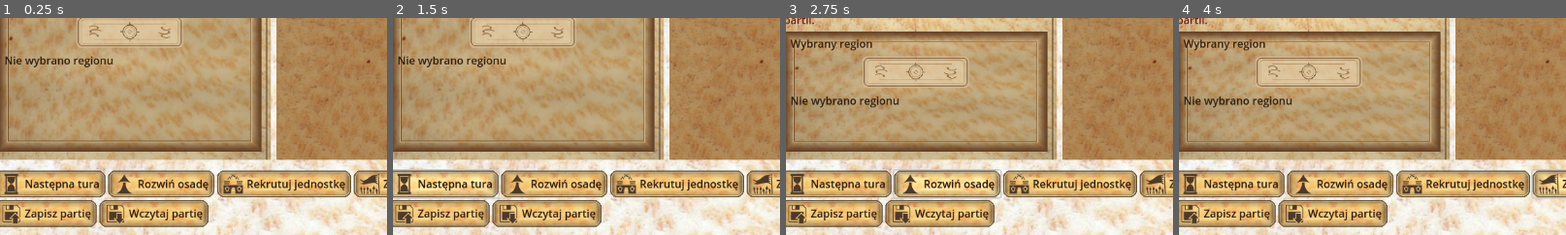
Above: before the commit, frames 1-4 (left to right).
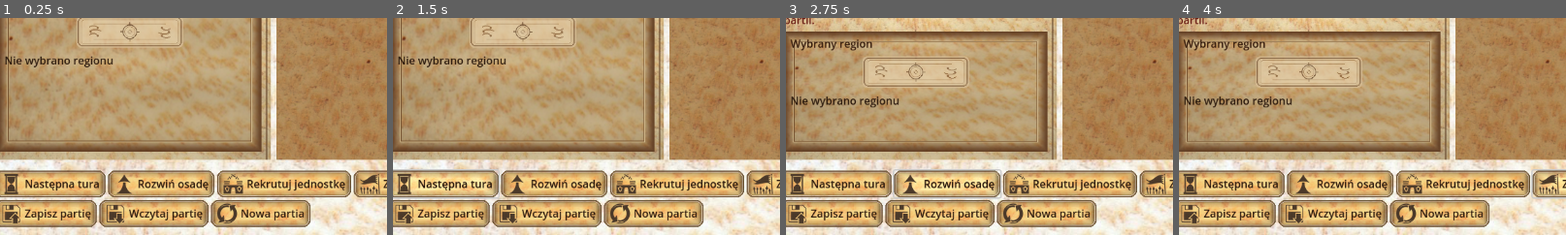
Above: after the commit, the same moments.

Repository: sochiera/total-battle-brothers-for-wesnoth
Game: Godot game, scene res://scenes/main.tscn
Same seed, same stepped clock (60 frames per second), same inputs: the game is played once before the commit and once after it.
Inputs (mouse positions are % of the whole screen's width and height, from its top left):
- Up to frame 1 (0.25 s): no input
- Up to frame 2 (1.5 s): click (35, 95) at 0.5 s, where only the run after the commit has a clickable "Nowa partia"; click "Następna tura" at 1.25 s
- Up to frame 3 (2.75 s): click "Rozwiń osadę" at 2 s
- Up to frame 4 (4 s): click "Rekrutuj jednostkę" at 2.75 s; click "Zbierz oddział" at 3.5 s
The pictures show only the part of the screen within x 2-51%, y 50-100%; the shares and areas given below are measured in that part.

The runs differ from the first frame. In frame 1, 3.2% of the frame differs, in the area x 54-81%, y 83-97%; in frame 2, 3.2%; in frame 3, 3.2%; in frame 4, 3.2%.

Commit message:
feat: G107.1b [GRAFIKA]: przycisk „Nowa partia” w pasku rozkazów (bez wiązania)

Diff:
--- a/game/scenes/main.tscn
+++ b/game/scenes/main.tscn
@@ -18,6 +18,7 @@
 [ext_resource type="Texture2D" path="res://assets/icon_assault.png" id="10_assault_icon"]
 [ext_resource type="Texture2D" path="res://assets/icon_save.png" id="11_save_icon"]
 [ext_resource type="Texture2D" path="res://assets/icon_load.png" id="12_load_icon"]
+[ext_resource type="Texture2D" path="res://assets/icon_new_game.png" id="13_new_game_icon"]
 
 [node name="Main" type="Control"]
 layout_mode = 3
@@ -614,3 +615,10 @@
 layout_mode = 2
 icon = ExtResource("12_load_icon")
 text = "Wczytaj partię"
+
+[node name="NewGameButton" type="Button" parent="MainLayout/OrderControls/OrderBarContent/SaveLoadButtons"]
+unique_name_in_owner = true
+custom_minimum_size = Vector2(140, 40)
+layout_mode = 2
+icon = ExtResource("13_new_game_icon")
+text = "Nowa partia"
--- a/game/scripts/main.gd
+++ b/game/scripts/main.gd
@@ -135,16 +135,21 @@
 
 
 func _order_action_buttons() -> Array[Button]:
-	return [
+	var buttons: Array[Button] = [
 		%NextTurnButton,
 		%DevelopButton,
 		%RecruitButton,
 		%MusterButton,
 		%MarchButton,
 		%AssaultButton,
-		%SaveGameButton,
-		%LoadGameButton,
 	]
+	buttons.append_array(_party_action_buttons())
+	return buttons
+
+
+func _party_action_buttons() -> Array[Button]:
+	## Keep party controls in the same presentation/style pipeline as orders.
+	return [%SaveGameButton, %LoadGameButton, %NewGameButton]
 
 
 func _sync_order_controls_minimum_size() -> void:
@@ -174,13 +179,7 @@
 	var texture: Texture2D = load(ORDER_BUTTON_PANEL_RES) as Texture2D
 	if texture == null:
 		return
-	# state_name, modulate, font theme key, font color — single table avoids
-	# three parallel maps drifting out of sync.
-	var state_rows: Array = [
-		["normal", ORDER_BUTTON_MODULATE_NORMAL, "font_color", ORDER_BUTTON_FONT_NORMAL],
-		["hover", ORDER_BUTTON_MODULATE_HOVER, "font_hover_color", ORDER_BUTTON_FONT_HOVER],
-		["pressed", ORDER_BUTTON_MODULATE_PRESSED, "font_pressed_color", ORDER_BUTTON_FONT_PRESSED],
-	]
+	var state_rows := _order_button_state_rows()
 	var style_by_state := {}
 	for row: Array in state_rows:
 		style_by_state[row[0]] = _make_order_button_style(texture, row[1])
@@ -191,6 +190,16 @@
 				state_name, style_by_state[state_name].duplicate()
 			)
 			button.add_theme_color_override(row[2], row[3])
+
+
+func _order_button_state_rows() -> Array:
+	# state_name, modulate, font theme key, font color — single table avoids
+	# three parallel maps drifting out of sync.
+	return [
+		["normal", ORDER_BUTTON_MODULATE_NORMAL, "font_color", ORDER_BUTTON_FONT_NORMAL],
+		["hover", ORDER_BUTTON_MODULATE_HOVER, "font_hover_color", ORDER_BUTTON_FONT_HOVER],
+		["pressed", ORDER_BUTTON_MODULATE_PRESSED, "font_pressed_color", ORDER_BUTTON_FONT_PRESSED],
+	]
 
 
 func _make_order_button_style(texture: Texture2D, modulate: Color) -> StyleBoxTexture:
--- a/game/tests/save_load_buttons_probe.gd
+++ b/game/tests/save_load_buttons_probe.gd
@@ -20,10 +20,12 @@
 
 	var save_button := scene_root.get_node_or_null("%SaveGameButton") as Button
 	var load_button := scene_root.get_node_or_null("%LoadGameButton") as Button
-	# Presence/labels + icon presentation (G95.1d); binding/status is save_load_binding_probe.
+	var new_game_button := scene_root.get_node_or_null("%NewGameButton") as Button
+	# Presence/labels + icon presentation (G95.1d/G107.1b); binding/status is save_load_binding_probe.
 	print(PREFIX, JSON.stringify({
 		"save": _button_payload(save_button),
 		"load": _button_payload(load_button),
+		"new_game": _button_payload(new_game_button),
 	}))
 	call_deferred("quit", 0)
 
@@ -44,6 +46,7 @@
 		"text": button.text,
 		"disabled": button.disabled,
 		"visible": button.visible,
+		"unique_name_in_owner": button.unique_name_in_owner,
 		"icon_path": icon_path,
 		"icon_w": icon_w,
 		"icon_h": icon_h,
--- a/game/tests/scene_layout_probe.gd
+++ b/game/tests/scene_layout_probe.gd
@@ -49,6 +49,7 @@
 	"AssaultButton",
 	"SaveGameButton",
 	"LoadGameButton",
+	"NewGameButton",
 ]
 
 
@@ -158,6 +159,10 @@
 			"w": rect.size.x,
 			"h": rect.size.y,
 			"visible": node.visible,
+			"disabled": node.disabled if node is Button else false,
+			"minimum_w": node.get_combined_minimum_size().x,
+			"minimum_h": node.get_combined_minimum_size().y,
+			"clip_text": node.clip_text if node is Button else false,
 		}
 	return controls
 
@@ -338,6 +343,7 @@
 		"AssaultButton",
 		"SaveGameButton",
 		"LoadGameButton",
+		"NewGameButton",
 	]:
 		var button: Button = scene_root.find_child(button_name, true, false) as Button
 		if button == null:
Binary file added: game/assets/icon_new_game.png
Not shown, added: game/assets/icon_new_game.png.import
Not shown: 1 places in game/scenes/main.tscn that only renumber resources
Not shown, changed: game/assets/CREDITS.md
Not shown, changed: tests/test_godot_main_scene_layout.py
Not shown, changed: tests/test_godot_main_scene_save_load_buttons.py
